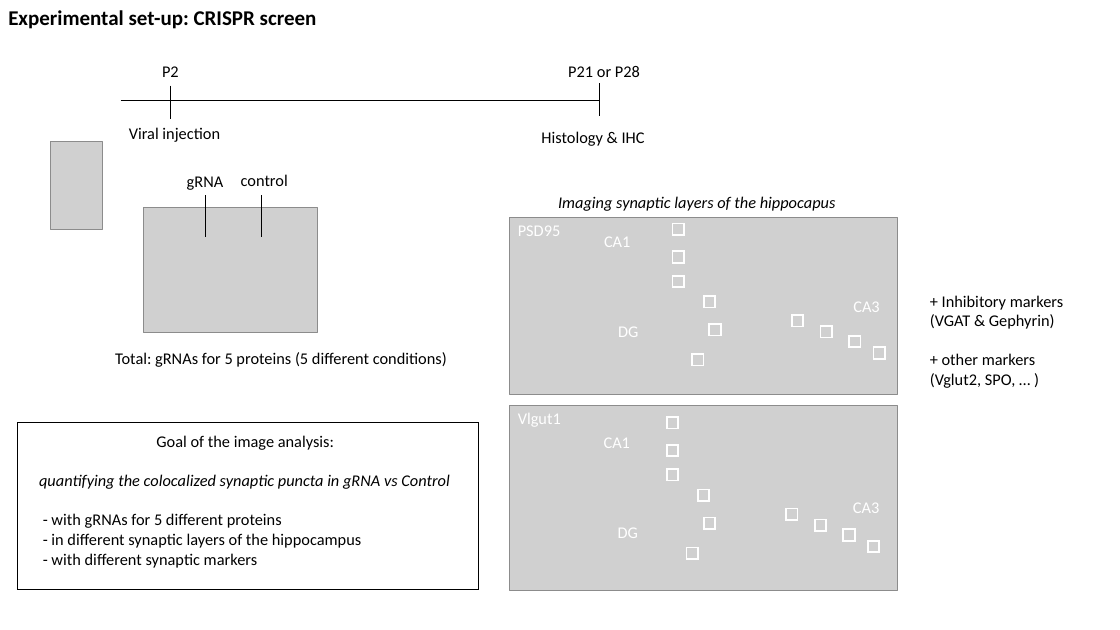
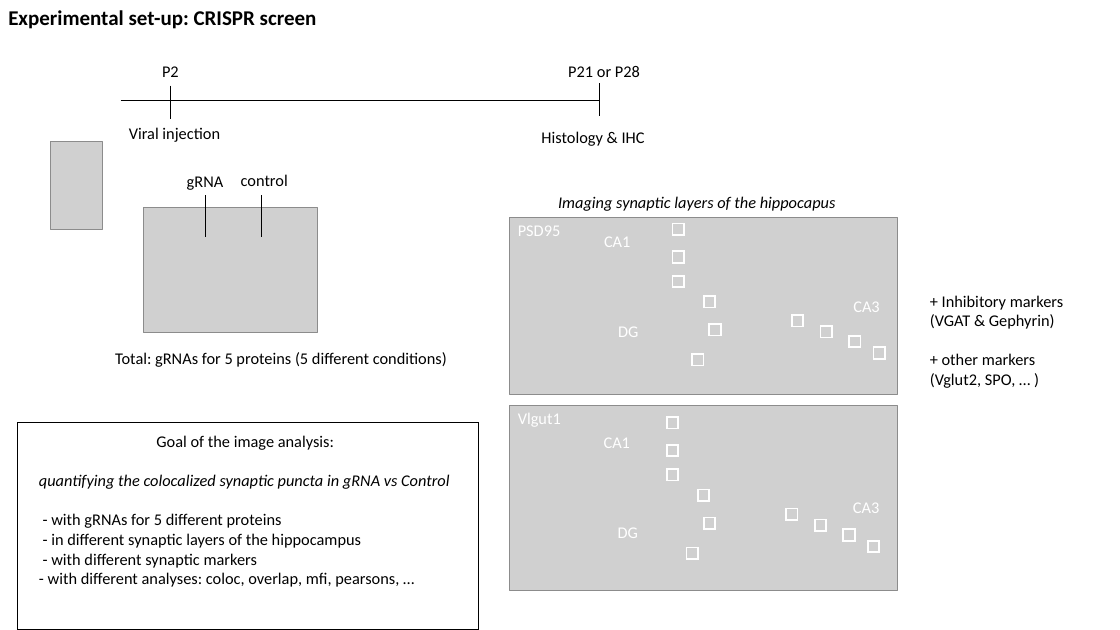
Before and after one commit to cgeyskens/phd, a slide deck: slide 1 of image-analysis/synapse-counting/project-overview.pptx. Drawn at 1120x630 pixels with LibreOffice and Linux fonts; fonts in the diff are those of the drawing; grey boxes stand for pictures. Boxes give left, top, right and bottom in pixels: in the first picture for what was removed or moved away, otherwise in the second. Text is boxed around its words. In the diff, an @@ line names an element or a change of style, - is before the commit and + after.

```diff
--- a/image-analysis/synapse-counting/project-overview.pptx
+++ b/image-analysis/synapse-counting/project-overview.pptx
@@ rectangle: place and size @@
-rectangle at box(17, 423, 478, 590)
+rectangle at box(17, 423, 478, 629)
@@ text at box(48, 572, 399, 587): paragraph added @@
+- with different analyses: coloc, overlap, mfi, pearsons, …
```
Also in this commit, not shown: 4 other files.
